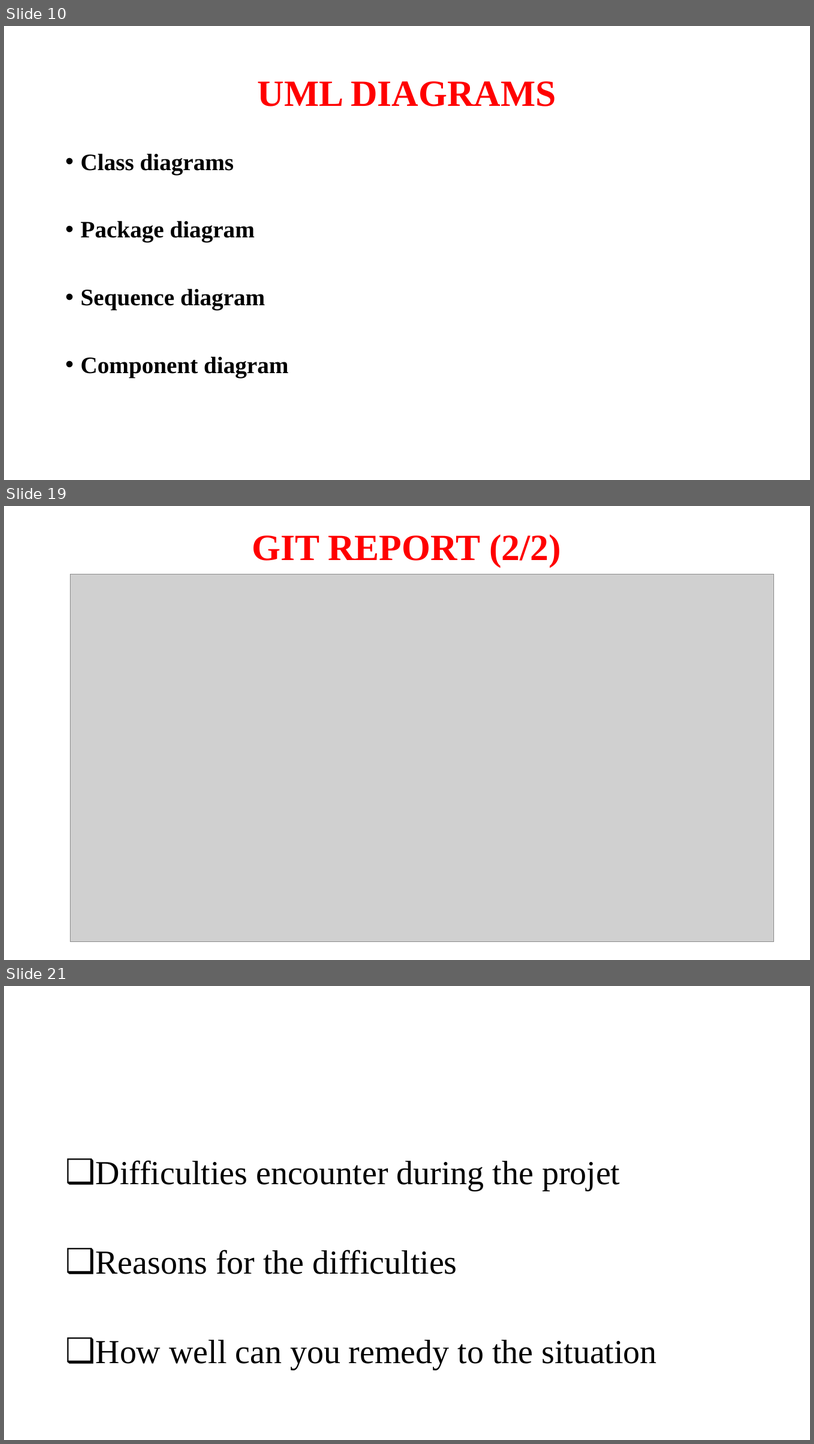
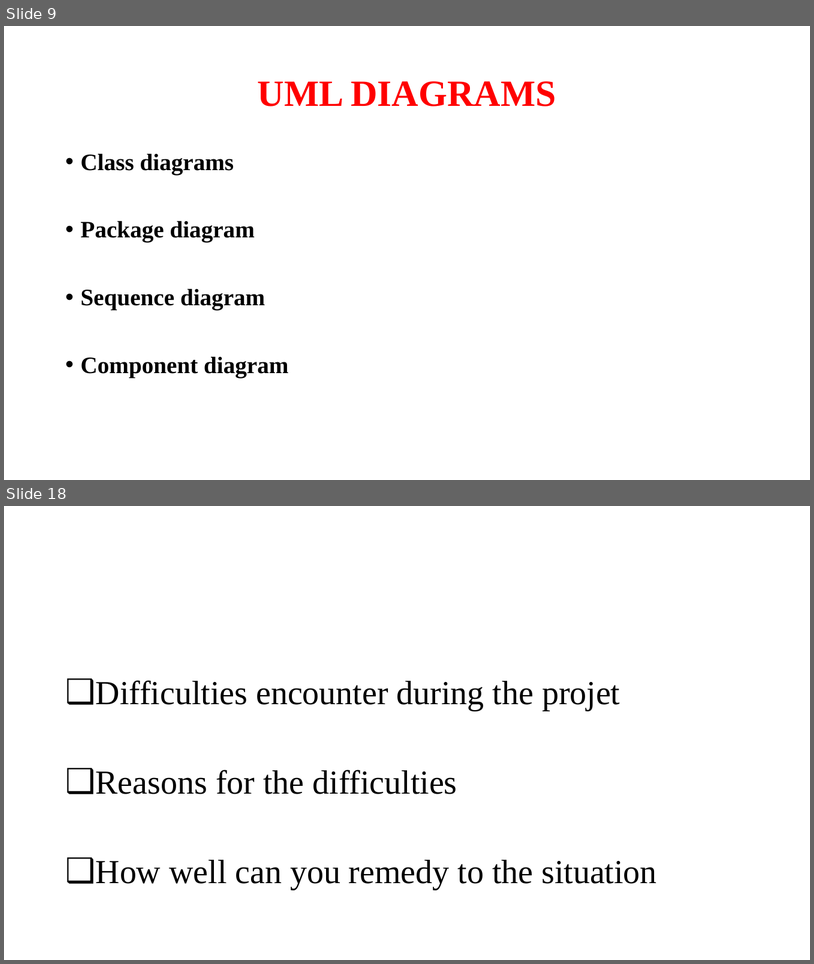
Before and after one commit to Djondang/Projet_UML-Java, a slide deck: model/PROJET UML.pptx. Shown one above the other, each under a label of ours: slides 10, 19 and 21 before the commit, slides 9 and 18 after it; the slides between them are not shown. The pictures are 814x1444 and 814x964 pixels, drawn with LibreOffice and Linux fonts; fonts in the diff are those of the drawing; grey boxes stand for pictures; background and template pictures are left out. Boxes give left, top, right and bottom in pixels: in the first picture for what was removed or moved away, otherwise in the second. Text is boxed around its words. In the diff, an @@ line names an element or a change of style, - is before the commit and + after.

```diff
--- a/model/PROJET UML.pptx
+++ b/model/PROJET UML.pptx
@@ slide 19 removed at [4,506,810,960], background #FFFFFF @@
@@ title removed at [252,534,561,567] @@
-GIT REPORT (2/2)
@@ picture removed at [70,574,775,942] @@
@@ what was slide 10 is now slide 9 @@
@@ what was slide 21 is now slide 18 @@
```
Also in this commit, not shown: 11 slides changed, 1 slide added, 3 other slides removed.
